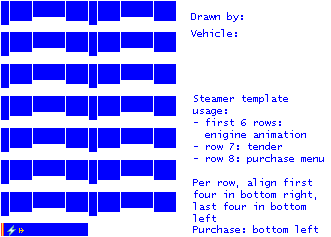
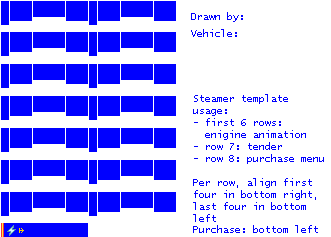
Layers edited between the first and the second 331x237 image:
painted on "empty.png" over [1, 236, 88, 237]
